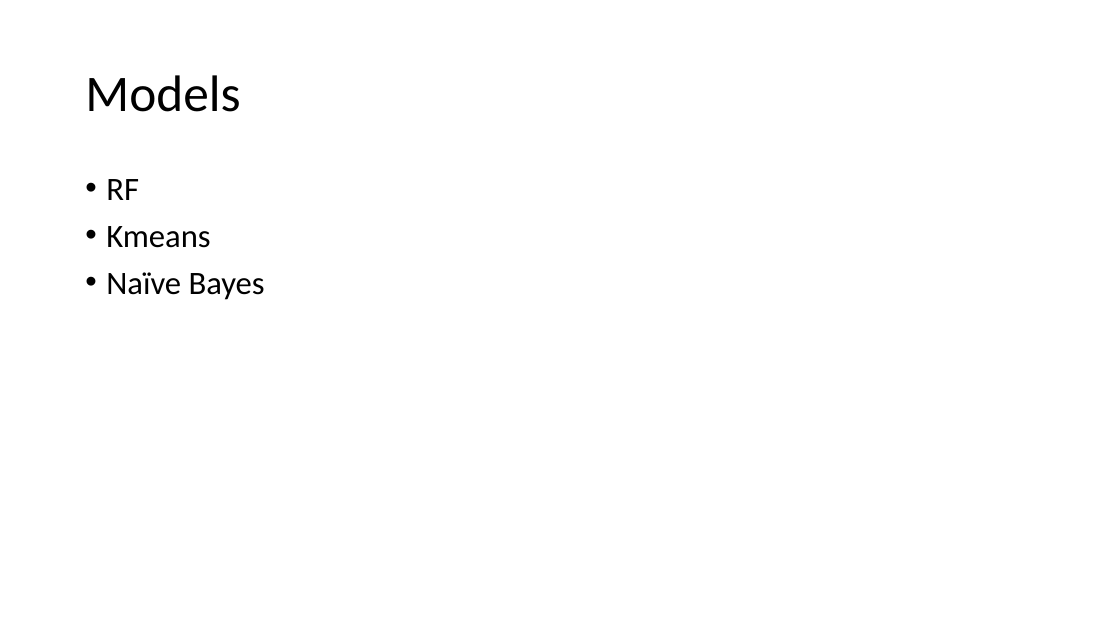
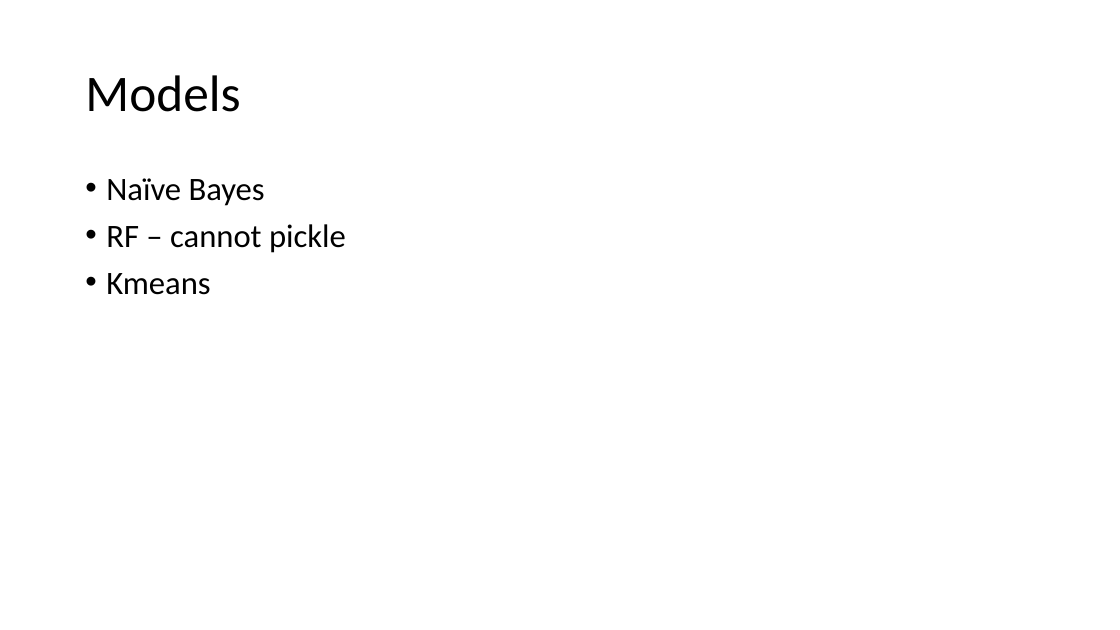
Before and after one commit to nReyna/capstone-VeCan-or-VeCant, a slide deck: slide 4 of PrestOutline.pptx. Drawn at 1120x630 pixels with LibreOffice and Linux fonts; fonts in the diff are those of the drawing. Boxes give left, top, right and bottom in pixels: in the first picture for what was removed or moved away, otherwise in the second. Text is boxed around its words. In the diff, an @@ line names an element or a change of style, - is before the commit and + after.

```diff
--- a/PrestOutline.pptx
+++ b/PrestOutline.pptx
@@ text at [106, 178, 346, 253]: text changed @@
-• RF
+• Naïve Bayes
+• RF – cannot pickle
@@ text at [106, 272, 265, 300]: paragraph removed @@
-• Naïve Bayes
```
Also in this commit, not shown: 3 other slides changed.
